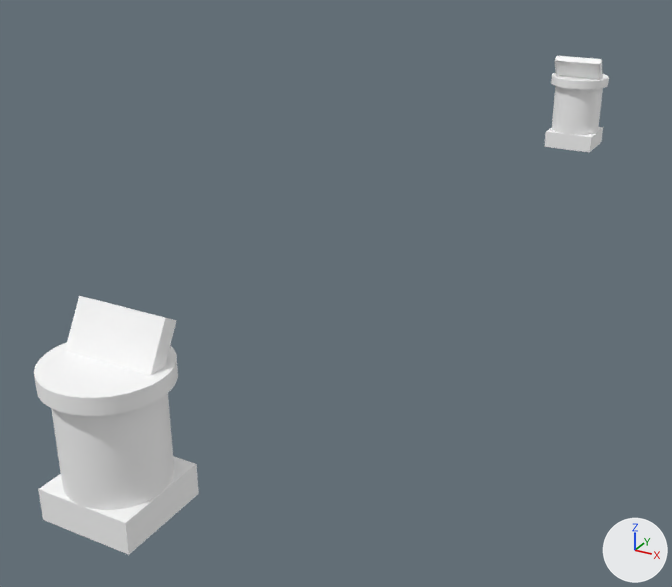
A saved change to the FBX model Assets/Messing Model/教学_1出风口机关.fbx.
Both versions are drawn from a 50 mm camera at (28.95, -8.16, 7.16) aimed at (25.17, -1.29, 3.73). Lighting does not change. The marker at lower right points along +X, +Y and +Z. The older version comes first. Where no turn or scale is listed for an object, it has been applied to the vertices.

The first picture shows '物件_1', '物件_3'.
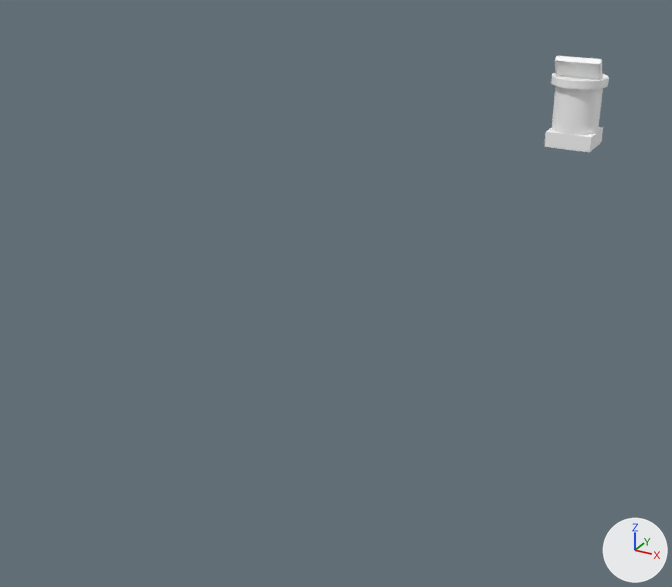
The newer file is also turned or shifted as a whole; pictures and numbers use the older file's frame.

What changed in the scene script:
```text
Remove ob_物件_3:
    ob_物件_3 = bpy.data.objects.new('物件_3', me_物件_3)
    ob_物件_3.location = (0.0, 0.0, 0.0)
```

What differs and where, as boxes (x1, y1, x2, y2) in the pictures (672 x 587 px):
'物件_3', deleted: before (34, 296, 199, 555)
